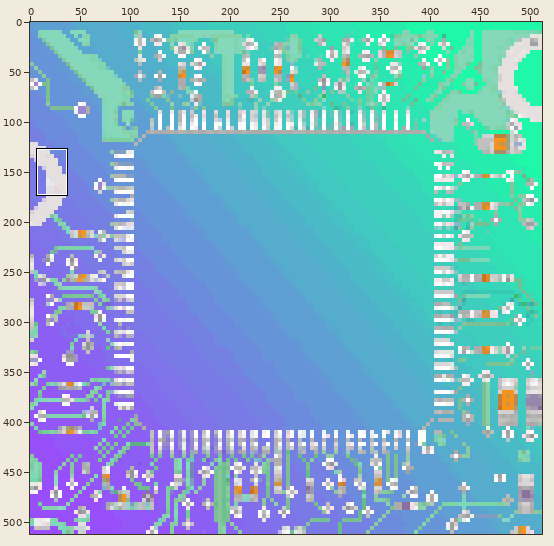
One commit to this sprite sheet: qm.png. The first picture is a wide view before the edit; the outline marks the close-up.
Close-up. As it was:
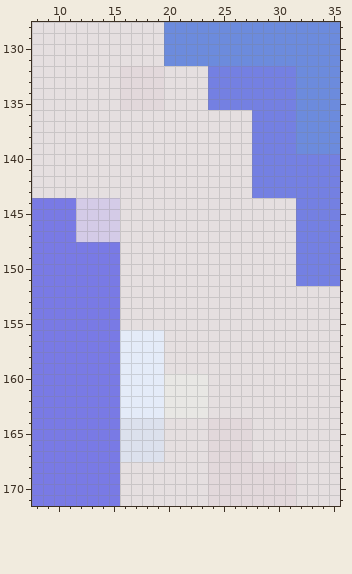
The file is 512x512 pixels. Colours within 5 levels of each other are drawn and written as one. Shown: x 8..35, y 128..171. The commit also changed other parts of the picture, which this record leaves out.
And afterwards:
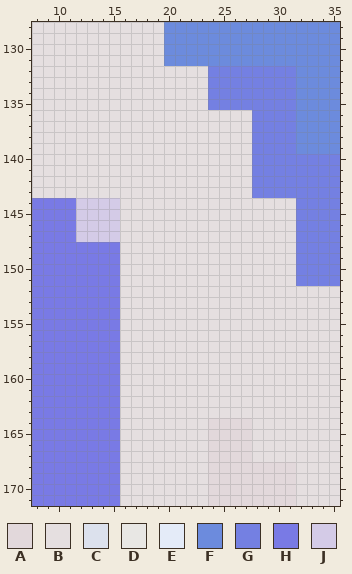
Palette (. is transparent): A #e2d8db  B #e5dfe0  C #dce1ed  D #e8e7e4  E #e4ebf8  F #6c8bdd  G #7480e2  H #797ae5  J #d4cbe7
Difference:
y 132..135: x 16..19 AAAA -> BBBB
y 156..159: x 16..19 EEEE -> BBBB
y 160..163: x 16..23 EEEEDDDD -> BBBBBBBB
y 164..167: x 16..19 CCCC -> BBBB
Where, in picture pixels (left, top, right, bottom), the same in both close-ups:
changed: (120, 66, 164, 110)
changed: (120, 330, 208, 462)
